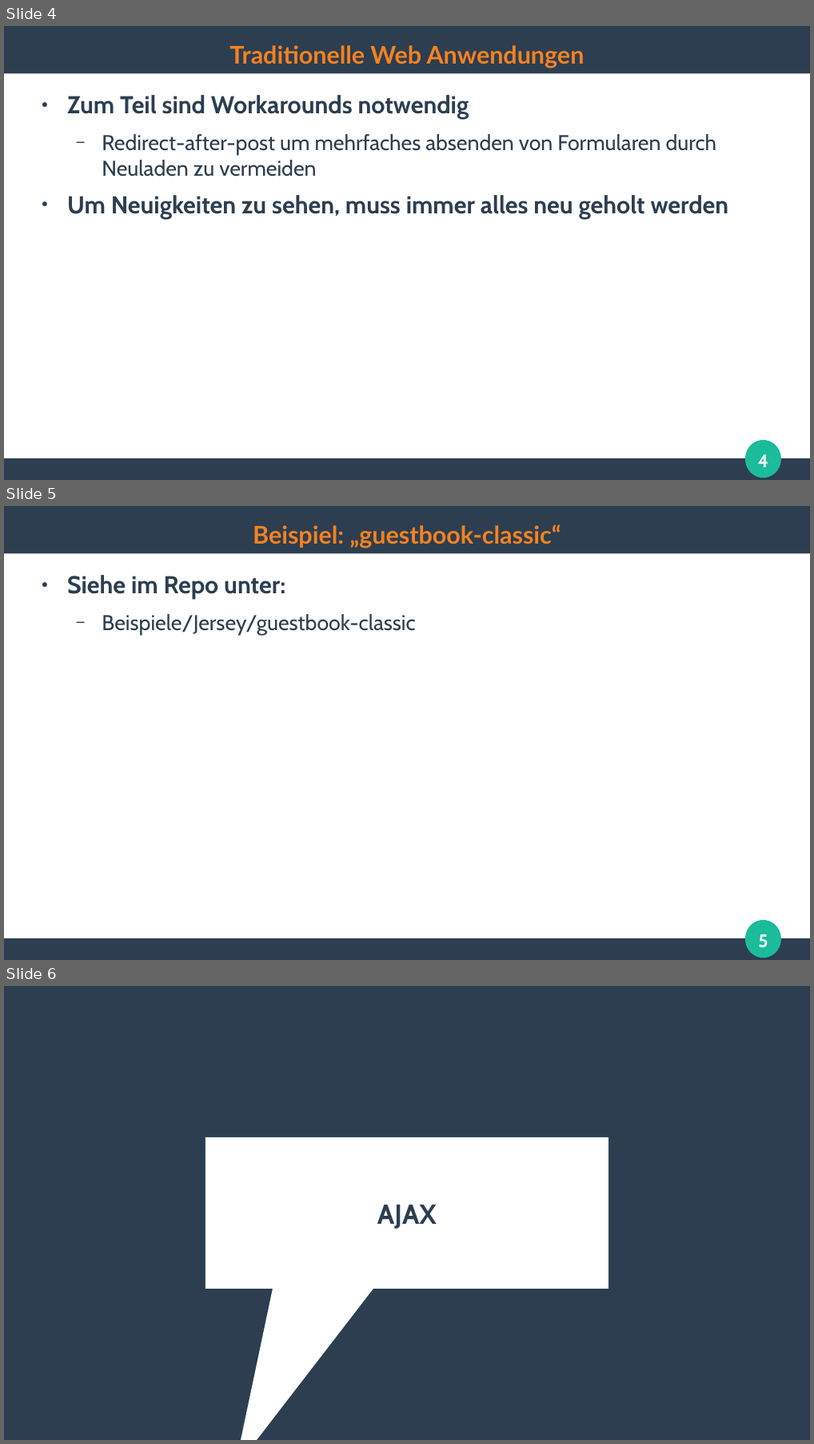
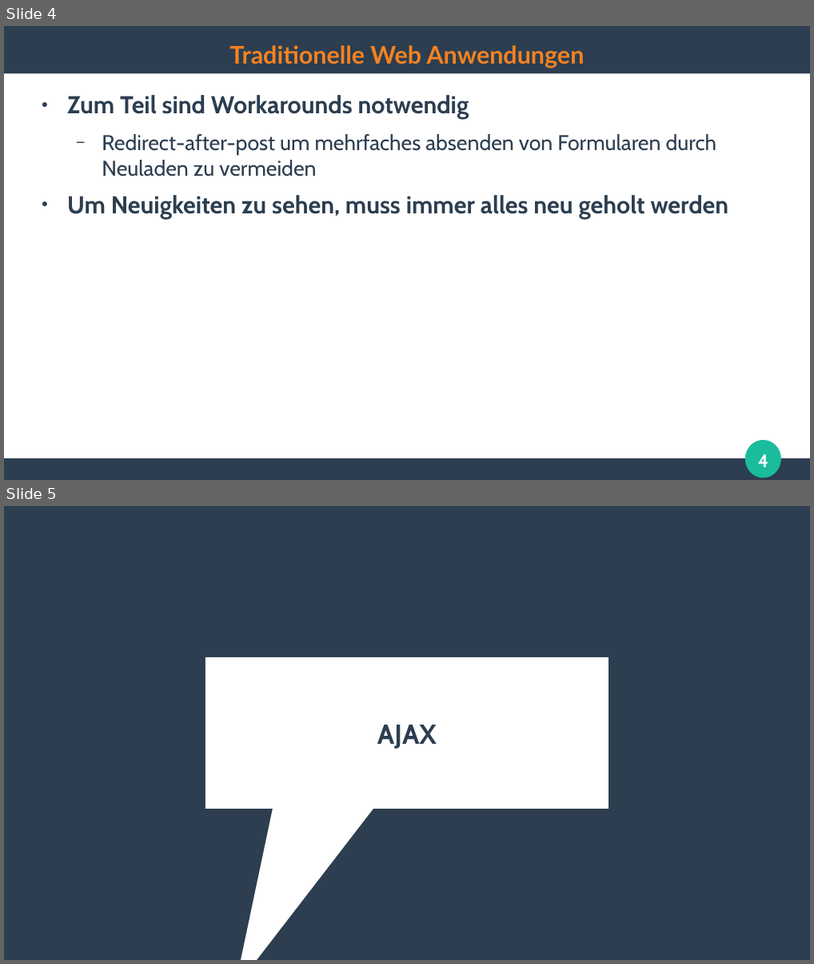
Before and after one commit to ghandmann/HS-AlbSig-WebAnwendungen2, a slide deck: Kapitel/05_Web2.0_AJAX_1x1.odp. Shown one above the other, each under a label of ours: slides 4, 5 and 6 before the commit, slides 4 and 5 after it. The pictures are 814x1444 and 814x964 pixels, drawn with LibreOffice and Linux fonts; fonts in the diff are those of the drawing. Boxes give left, top, right and bottom in pixels: in the first picture for what was removed or moved away, otherwise in the second. Text is boxed around its words. In the diff, an @@ line names an element or a change of style, - is before the commit and + after.

Commit message:
remove jersey, add node.js express

```diff
--- a/Kapitel/05_Web2.0_AJAX_1x1.odp
+++ b/Kapitel/05_Web2.0_AJAX_1x1.odp
@@ slide 5 removed at [4, 506, 810, 960], background #FFFFFF; not listed: 3 template elements that a slide beside it also shows @@
@@ title removed at [253, 524, 562, 548] @@
-Beispiel: „guestbook-classic“
@@ text removed at [67, 575, 415, 635] @@
-● Siehe im Repo unter:
-  − Beispiele/Jersey/guestbook-classic
@@ page number removed at [758, 934, 768, 948] @@
-5
@@ what was slide 6 is now slide 5 @@
```
Also in this commit, not shown: 3 slides changed, 3 slides added, 1 other file.
